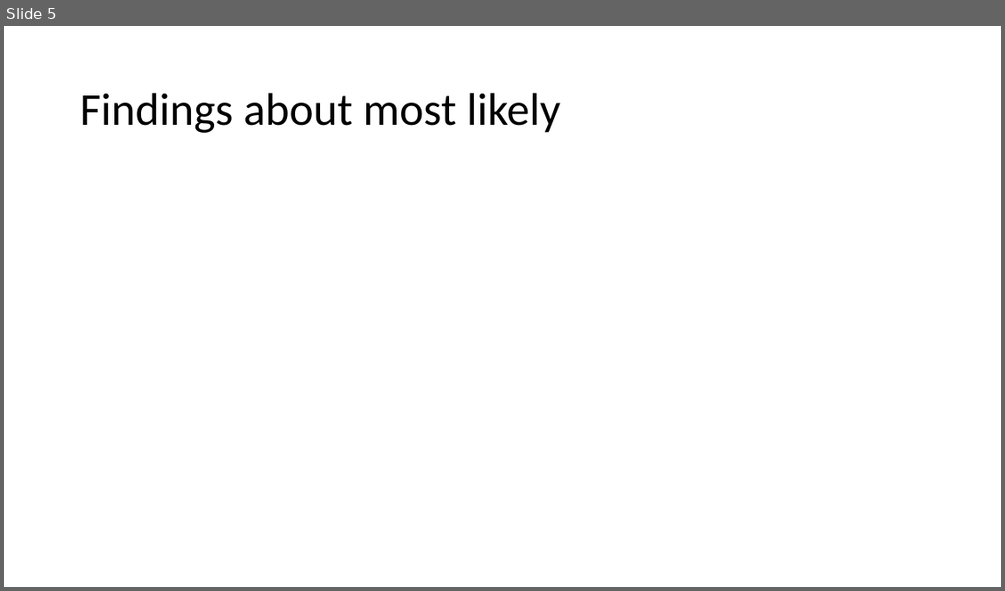
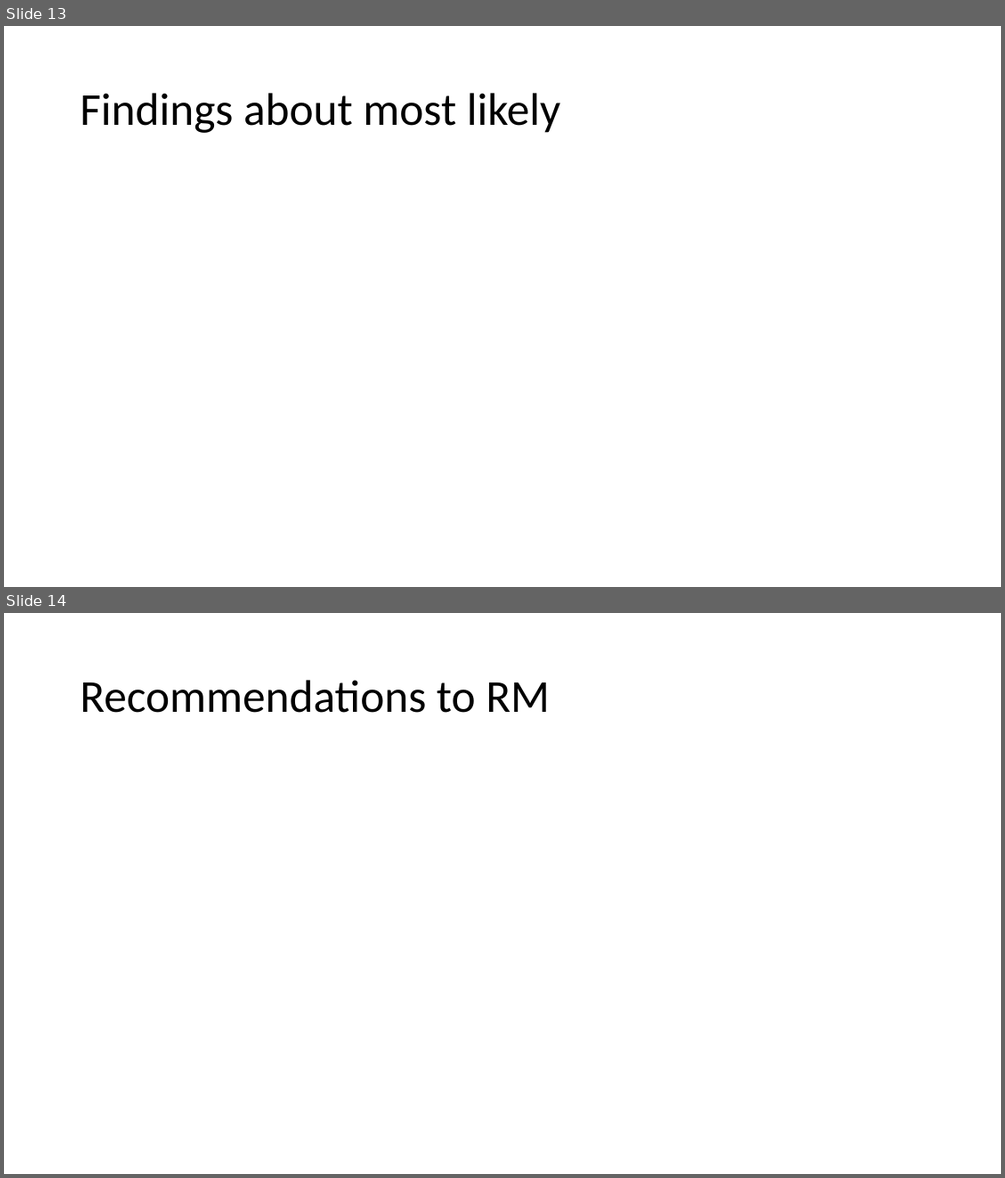
Before and after one commit to PersonaPredicta/Survey_Says..., a slide deck: New_personas.pptx. Shown one above the other, each under a label of ours: slide 5 before the commit, slides 13 and 14 after it. The pictures are 1005x591 and 1005x1178 pixels, drawn with LibreOffice and Linux fonts; fonts in the diff are those of the drawing. Boxes give left, top, right and bottom in pixels: in the first picture for what was removed or moved away, otherwise in the second. Text is boxed around its words. In the diff, an @@ line names an element or a change of style, - is before the commit and + after.

```diff
--- a/New_personas.pptx
+++ b/New_personas.pptx
@@ slide 14 added at box(4, 613, 1001, 1174), background #FFFFFF @@
@@ title added at box(80, 680, 550, 713), 44 pt, text #000000 @@
+Recommendations to RM
@@ what was slide 5 is now slide 13 @@
```
Also in this commit, not shown: 1 slide changed, 10 other slides added.
